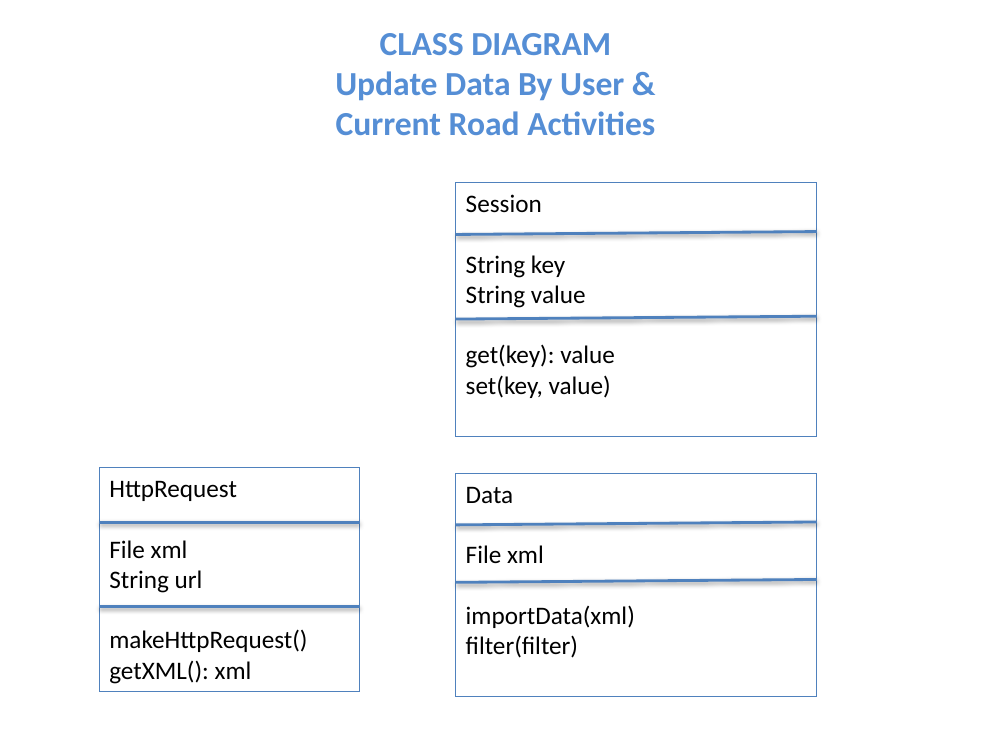
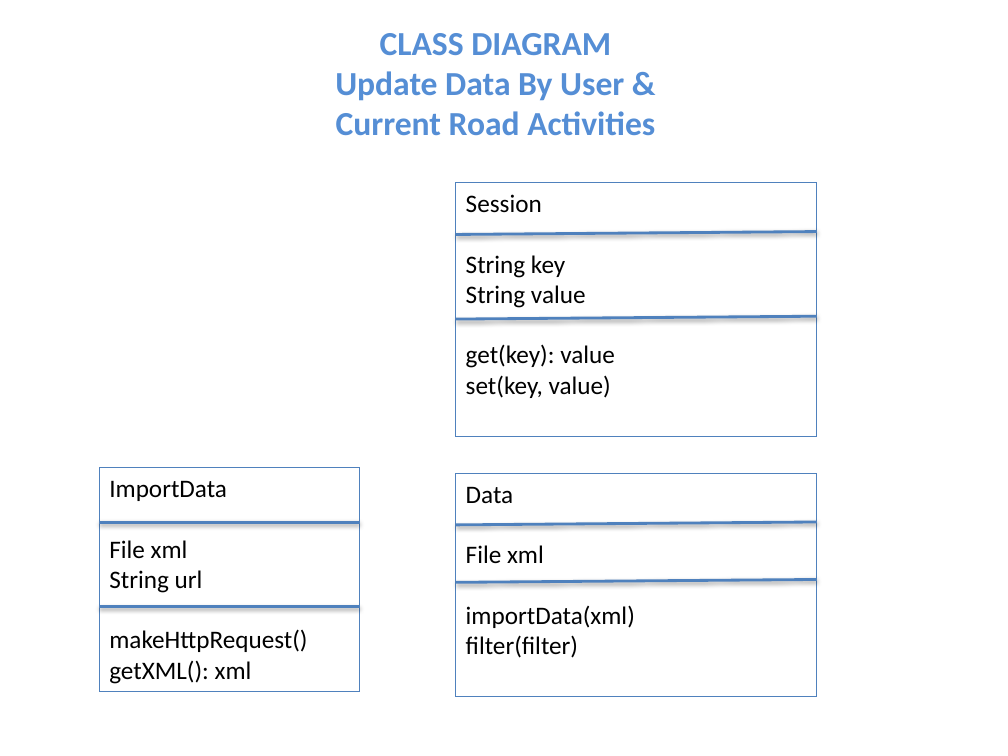
Before and after one commit to niemilkm/csc440-KevinNiemiller, a slide deck: slide 15 of deliverables/iteration2/other/DomainModel_SSD_ClassDiagrams.pptx. Drawn at 1008x756 pixels with LibreOffice and Linux fonts; fonts in the diff are those of the drawing. Boxes give left, top, right and bottom in pixels: in the first picture for what was removed or moved away, otherwise in the second. Text is boxed around its words. In the diff, an @@ line names an element or a change of style, - is before the commit and + after.

```diff
--- a/deliverables/iteration2/other/DomainModel_SSD_ClassDiagrams.pptx
+++ b/deliverables/iteration2/other/DomainModel_SSD_ClassDiagrams.pptx
@@ text in rectangle at [109, 480, 227, 501]: text changed @@
-HttpRequest
+ImportData
```
Also in this commit, not shown: 1 other slide changed, 1 slide added, 2 other files.
